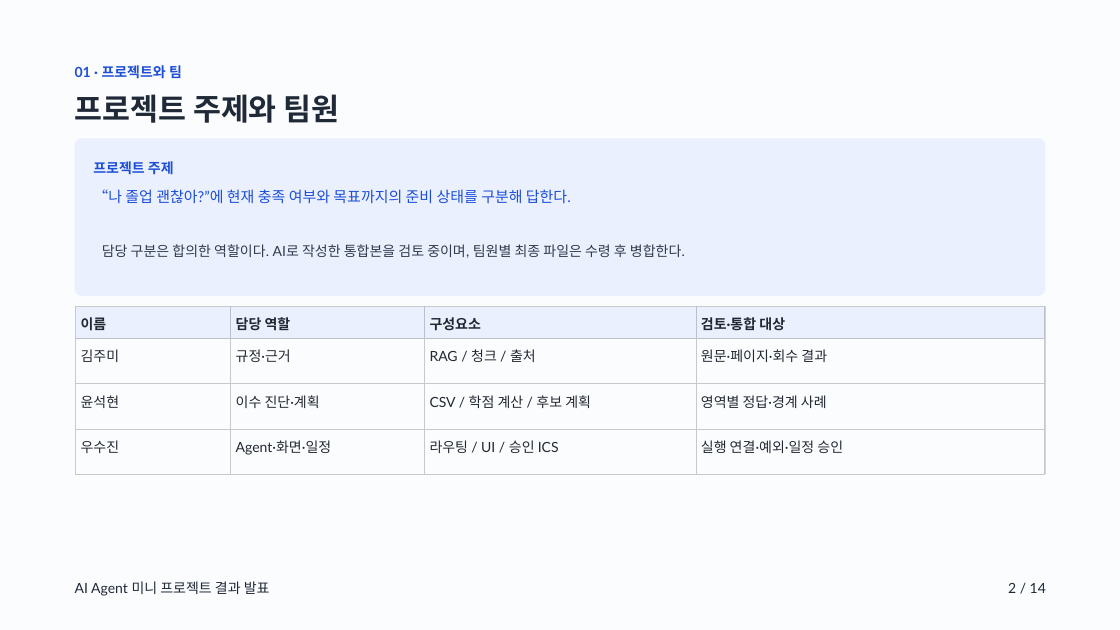
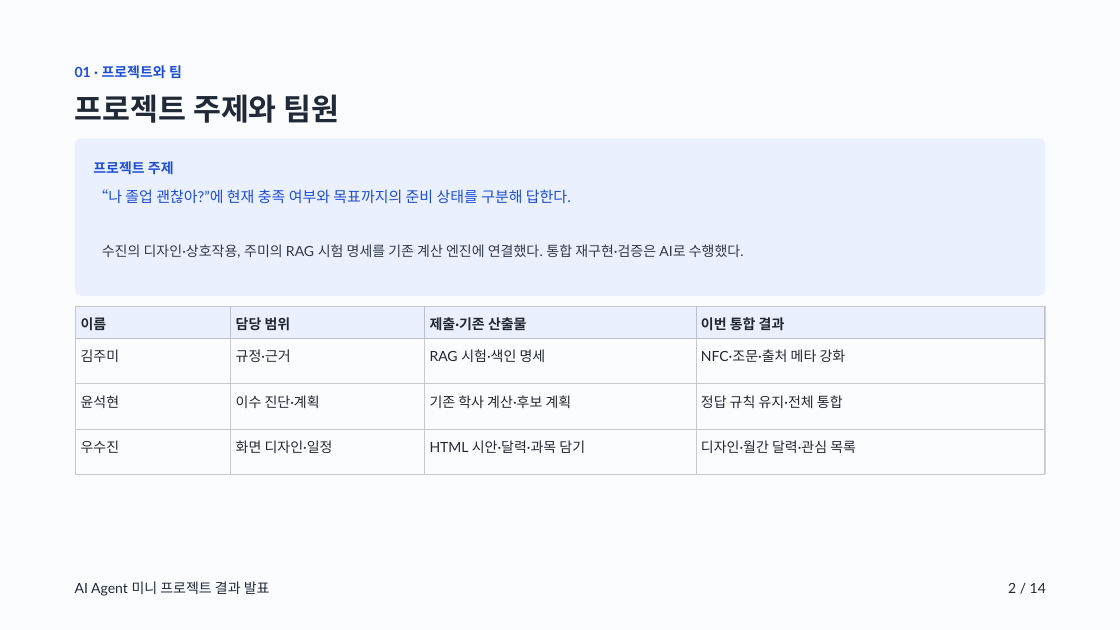
Before and after one commit to on21life-google/jolup-graduation-agent, a slide deck: slide 2 of artifacts/jolup-presentation-20261026.pptx. Drawn at 1120x630 pixels with LibreOffice and Linux fonts; fonts in the diff are those of the drawing. Boxes give left, top, right and bottom in pixels: in the first picture for what was removed or moved away, otherwise in the second. Text is boxed around its words. In the diff, an @@ line names an element or a change of style, - is before the commit and + after.

```diff
--- a/artifacts/jolup-presentation-20261026.pptx
+++ b/artifacts/jolup-presentation-20261026.pptx
@@ text at (102, 244, 744, 258): text changed @@
-담당 구분은 합의한 역할이다. AI로 작성한 통합본을 검토 중이며, 팀원별 최종 파일은 수령 후 병합한다.
+수진의 디자인·상호작용, 주미의 RAG 시험 명세를 기존 계산 엔진에 연결했다. 통합 재구현·검증은 AI로 수행했다.
@@ table at (76, 307, 1045, 475) @@
-row 1: 이름 | 담당 역할 | 구성요소 | 검토·통합 대상
+row 1: 이름 | 담당 범위 | 제출·기존 산출물 | 이번 통합 결과
-row 2, column 3: RAG / 청크 / 출처
+row 2, column 3: RAG 시험·색인 명세
-row 2, column 4: 원문·페이지·회수 결과
+row 2, column 4: NFC·조문·출처 메타 강화
-row 3, column 3: CSV / 학점 계산 / 후보 계획
+row 3, column 3: 기존 학사 계산·후보 계획
-row 3, column 4: 영역별 정답·경계 사례
+row 3, column 4: 정답 규칙 유지·전체 통합
-row 4: 우수진 | Agent·화면·일정 | 라우팅 / UI / 승인 ICS | 실행 연결·예외·일정 승인
+row 4: 우수진 | 화면 디자인·일정 | HTML 시안·달력·과목 담기 | 디자인·월간 달력·관심 목록
```
Also in this commit, not shown: 6 other slides changed, 50 other files.
